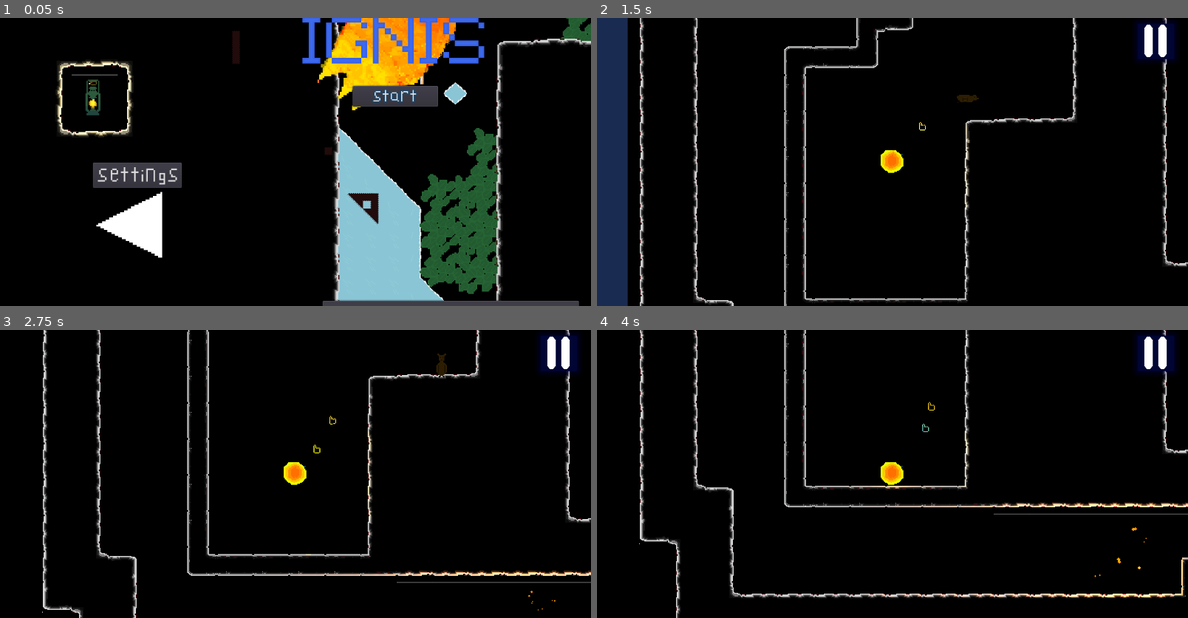
Above: before the commit, frames 1-4 (two rows, left to right).
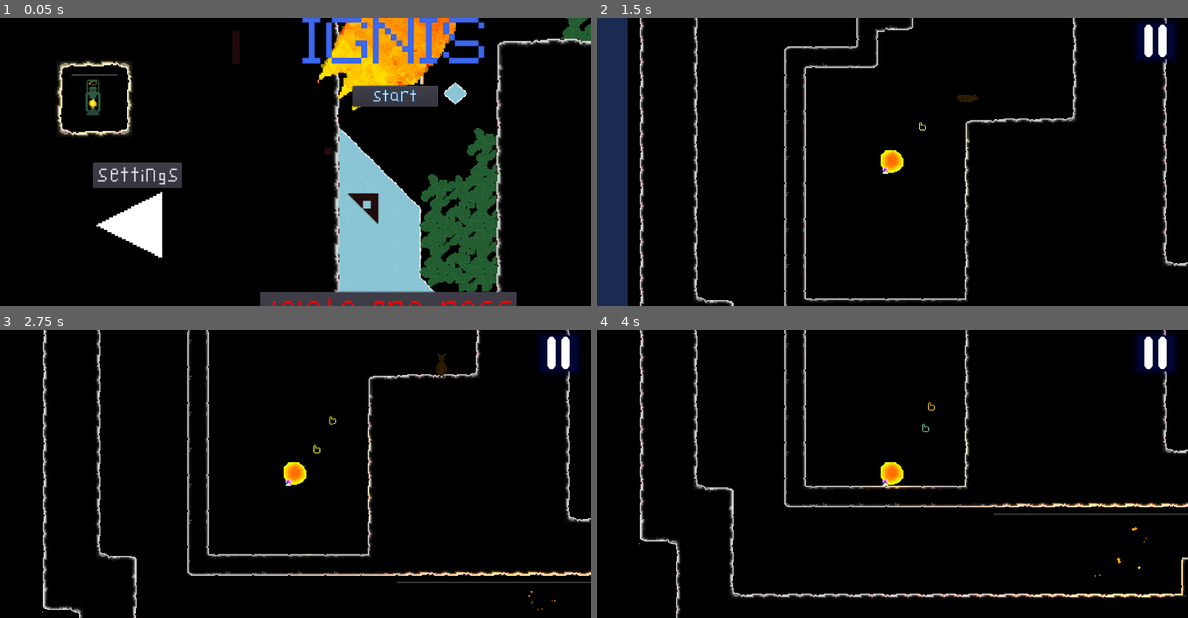
Above: after the commit, the same moments.

Repository: AndresDavidCalderon/ignis
Game: Godot game, scene res://scenes/menu.tscn
Same seed, same stepped clock (60 frames per second), same inputs: the game is played once before the commit and once after it.
Inputs (mouse positions are in pixels of both pictures, inside the frame that each line leads up to):
- Up to frame 1 (0.05 s): no input
- Up to frame 2 (1.5 s): click "start" at 0.5 s; tap Enter (go) at 1.25, 1.35 s; move the mouse to (1022, 147) at 1.27 s
- Up to frame 3 (2.75 s): move the mouse to (177, 488) at 2.02 s; tap Enter (go) at 2.1 s
- Up to frame 4 (4 s): move the mouse to (951, 410) at 2.77 s; tap Enter (go) at 2.85, 3.6 s; move the mouse to (862, 531) at 3.52 s

The runs differ from the first frame. In frame 1, 1.9% of the frame differs, in the area x 44-98%, y 94-100%; in frame 2, less than 0.1%; in frame 3, less than 0.1%; in frame 4, less than 0.1%.

Commit message:
new reaction to terrain

Diff:
--- a/images/tilesets/ice.gd
+++ b/images/tilesets/ice.gd
@@ -1,17 +1,21 @@
 extends TileMap
 
+export var bounce:float
+export var impulse_multiplier:float
+export var icemult:float=1.3
 
-# Declare member variables here. Examples:
-# var a = 2
-# var b = "text"
-export var icemult=1.4
+func _ready():
+	if impulse_multiplier>1.4:
+		modulate.a=1-((impulse_multiplier)-1.4)
 
-# Called when the node enters the scene tree for the first time.
-func _ready():
-	if icemult>1.4:
-		modulate.a=1-((icemult)-1.4)
-
-
-# Called every frame. 'delta' is the elapsed time since the previous frame.
-#func _process(delta):
-#	pass
+func apply_effect(collision_position:Vector2)->Vector2:
+	if abs(collision_position.x)>abs(collision_position.y):
+		if collision_position.x<0:
+			return Vector2(-bounce,levelman.player.current_y_speed*impulse_multiplier)
+		else:
+			return Vector2(bounce,levelman.player.current_y_speed*impulse_multiplier)
+	else:
+		if collision_position.x<0:
+			return Vector2(levelman.player.current_x_speed*impulse_multiplier,bounce)
+		else:
+			return Vector2(levelman.player.current_x_speed*impulse_multiplier,bounce)
--- a/images/tilesets/ice.tscn
+++ b/images/tilesets/ice.tscn
@@ -11,3 +11,5 @@
 format = 1
 tile_data = PoolIntArray( -131075, 0, 0, -131074, 0, 1, -131073, 0, 1, -196608, 0, 1, -196607, 0, 1, -196606, 0, 2, -65 …(352 unchanged characters)…
 script = ExtResource( 2 )
+bounce = 10.0
+impulse_multiplier = 1.4
--- /dev/null
+++ b/scenes/gui/Debug/TemporalLabel.gd
@@ -0,0 +1,9 @@
+extends Label
+
+func _ready():
+	modulate.a=0
+
+func show():
+	modulate.a=1
+	$Tween.interpolate_property(self,"modulate:a",1,0,1)
+	$Tween.start()
--- a/scenes/menu.tscn
+++ b/scenes/menu.tscn
@@ -98,10 +98,10 @@
 anchor_top = 0.5
 anchor_right = 0.5
 anchor_bottom = 0.5
-margin_left = -114.0
-margin_top = -54.0
-margin_right = 114.0
-margin_bottom = 54.0
+margin_left = -222.0
+margin_top = -69.0
+margin_right = 222.0
+margin_bottom = 69.0
 alignment = 1
 
 [node name="progress" type="Button" parent="settings/cont"]
--- a/scenes/player.tscn
+++ b/scenes/player.tscn
@@ -5,6 +5,8 @@
 [ext_resource path="res://scenes/gui/Jump.gd" type="Script" id=3]
 [ext_resource path="res://scenes/gui/PauseButton.gd" type="Script" id=4]
 [ext_resource path="res://scenes/Effects.gd" type="Script" id=5]
+[ext_resource path="res://scenes/gui/Debug/TemporalLabel.gd" type="Script" id=6]
+[ext_resource path="res://images/spikhei_n.png" type="Texture" id=7]
 [ext_resource path="res://scenes/gui/styles/levelbut.tres" type="StyleBox" id=10]
 [ext_resource path="res://scenes/gui/styles/focus.tres" type="StyleBox" id=11]
 [ext_resource path="res://scripts/pause.gd" type="Script" id=14]
@@ -149,6 +151,30 @@
 atlas = ExtResource( 19 )
 region = Rect2( 75, 25, 25, 25 )
 
+[sub_resource type="AtlasTexture" id=43]
+atlas = ExtResource( 43 )
+region = Rect2( 50, 52, 25, 26 )
+
+[sub_resource type="AtlasTexture" id=38]
+atlas = ExtResource( 45 )
+region = Rect2( 0, 0, 25, 26 )
+
+[sub_resource type="AtlasTexture" id=39]
+atlas = ExtResource( 45 )
+region = Rect2( 25, 0, 25, 26 )
+
+[sub_resource type="AtlasTexture" id=40]
+atlas = ExtResource( 45 )
+region = Rect2( 50, 0, 25, 26 )
+
+[sub_resource type="AtlasTexture" id=41]
+atlas = ExtResource( 45 )
+region = Rect2( 75, 0, 25, 26 )
+
+[sub_resource type="AtlasTexture" id=42]
+atlas = ExtResource( 45 )
+region = Rect2( 100, 0, 25, 26 )
+
 [sub_resource type="AtlasTexture" id=45]
 atlas = ExtResource( 18 )
 region = Rect2( 0, 0, 25, 25 )
@@ -173,14 +199,10 @@
 atlas = ExtResource( 44 )
 region = Rect2( 0, 0, 25, 26 )
 
-[sub_resource type="AtlasTexture" id=43]
+[sub_resource type="AtlasTexture" id=27]
 atlas = ExtResource( 43 )
 region = Rect2( 50, 52, 25, 26 )
 
-[sub_resource type="AtlasTexture" id=27]
-atlas = ExtResource( 43 )
-region = Rect2( 50, 52, 25, 26 )
-
 [sub_resource type="AtlasTexture" id=28]
 atlas = ExtResource( 43 )
 region = Rect2( 25, 52, 25, 26 )
@@ -220,26 +242,6 @@
 [sub_resource type="AtlasTexture" id=37]
 atlas = ExtResource( 43 )
 region = Rect2( 0, 0, 25, 26 )
-
-[sub_resource type="AtlasTexture" id=38]
-atlas = ExtResource( 45 )
-region = Rect2( 0, 0, 25, 26 )
-
-[sub_resource type="AtlasTexture" id=39]
-atlas = ExtResource( 45 )
-region = Rect2( 25, 0, 25, 26 )
-
-[sub_resource type="AtlasTexture" id=40]
-atlas = ExtResource( 45 )
-region = Rect2( 50, 0, 25, 26 )
-
-[sub_resource type="AtlasTexture" id=41]
-atlas = ExtResource( 45 )
-region = Rect2( 75, 0, 25, 26 )
-
-[sub_resource type="AtlasTexture" id=42]
-atlas = ExtResource( 45 )
-region = Rect2( 100, 0, 25, 26 )
 
 [sub_resource type="SpriteFrames" id=50]
 animations = [ {
@@ -258,6 +260,26 @@
 "name": "def",
 "speed": 5.0
 }, {
+"frames": [ ExtResource( 51 ) ],
+"loop": true,
+"name": "onairside",
+"speed": 5.0
+}, {
+"frames": [ SubResource( 43 ) ],
+"loop": true,
+"name": "onair",
+"speed": 5.0
+}, {
+"frames": [ ExtResource( 46 ) ],
+"loop": true,
+"name": "stay",
+"speed": 5.0
+}, {
+"frames": [ SubResource( 38 ), SubResource( 39 ), SubResource( 40 ), SubResource( 41 ), SubResource( 42 ), SubResource( 41 ), SubResource( 40 ), SubResource( 39 ) ],
+"loop": true,
+"name": "groundrun",
+"speed": 10.0
+}, {
 "frames": [ SubResource( 45 ), SubResource( 46 ), SubResource( 47 ), SubResource( 48 ), SubResource( 49 ) ],
 "loop": false,
 "name": "die",
@@ -268,37 +290,11 @@
 "name": "fallhit",
 "speed": 5.0
 }, {
-"frames": [ SubResource( 43 ) ],
-"loop": true,
-"name": "onair",
-"speed": 5.0
-}, {
-"frames": [ ExtResource( 46 ) ],
-"loop": true,
-"name": "stay",
-"speed": 5.0
-}, {
-"frames": [ ExtResource( 51 ) ],
-"loop": true,
-"name": "onairside",
-"speed": 5.0
-}, {
 "frames": [ SubResource( 27 ), SubResource( 28 ), SubResource( 29 ), SubResource( 30 ), SubResource( 31 ), SubResource( 32 ), SubResource( 33 ), SubResource( 34 ), SubResource( 35 ), SubResource( 36 ), SubResource( 37 ) ],
 "loop": false,
 "name": "convertback",
 "speed": 20.0
-}, {
-"frames": [ SubResource( 38 ), SubResource( 39 ), SubResource( 40 ), SubResource( 41 ), SubResource( 42 ), SubResource( 41 ), SubResource( 40 ), SubResource( 39 ) ],
-"loop": true,
-"name": "groundrun",
-"speed": 10.0
 } ]
-
-[sub_resource type="RectangleShape2D" id=61]
-extents = Vector2( 5.64142, 0.26297 )
-
-[sub_resource type="RectangleShape2D" id=62]
-extents = Vector2( 0.0323486, 10.7962 )
 
 [sub_resource type="RectangleShape2D" id=63]
 extents = Vector2( 8, 8 )
@@ -479,15 +475,11 @@
 gravity = 9.0
 x_acceleration = 20.0
 gravityh = 6.161
-grasp = 3.25
+friction = 0.9
 moment = 10.0
 newmoment = 4.244
-lower_force = 10.0
-lower_cooldown = 2.0
-lowering_treshold = 2.0
 minup = 18.0
 icemult = 1.2
-mingoup = 20.0
 platformer_gravity = 20.0
 
 [node name="anim" type="AnimatedSprite" parent="."]
@@ -495,7 +487,7 @@
 position = Vector2( 0.0582275, 0.0350952 )
 frames = SubResource( 50 )
 animation = "win"
-frame = 4
+frame = 3
 playing = true
 
 [node name="cam" type="Camera2D" parent="."]
@@ -505,42 +497,6 @@
 zoom = Vector2( 0.5, 0.5 )
 editor_draw_drag_margin = true
 script = ExtResource( 33 )
-
-[node name="ceildetect" type="Area2D" parent="."]
-position = Vector2( 6.79493e-06, -14.8731 )
-collision_layer = 65
-collision_mask = 65
-
-[node name="col" type="CollisionShape2D" parent="ceildetect"]
-position = Vector2( -4.76837e-07, 1.51098e-05 )
-shape = SubResource( 61 )
-
-[node name="floordect" type="Area2D" parent="."]
-position = Vector2( -1.04688, 7.23715 )
-collision_layer = 65
-collision_mask = 65
-
-[node name="col" type="CollisionShape2D" parent="floordect"]
-position = Vector2( 1.04687, 7.16656 )
-shape = SubResource( 61 )
-
-[node name="leftdect" type="Area2D" parent="."]
-position = Vector2( -13.4093, -0.670741 )
-collision_layer = 65
-collision_mask = 65
-
-[node name="col" type="CollisionShape2D" parent="leftdect"]
-position = Vector2( 6.19888e-06, 3.09944e-06 )
-shape = SubResource( 62 )
-
-[node name="rightdect" type="Area2D" parent="."]
-position = Vector2( 13.5071, -0.67074 )
-collision_layer = 65
-collision_mask = 65
-
-[node name="col" type="CollisionShape2D" parent="rightdect"]
-position = Vector2( 5.24521e-06, 2.02656e-06 )
-shape = SubResource( 62 )
 
 [node name="killer" type="Area2D" parent="."]
 collision_layer = 2
@@ -768,6 +724,31 @@
 shape = SubResource( 70 )
 script = ExtResource( 3 )
 
+[node name="VerticalDebug" type="Label" parent="."]
+margin_left = -22.0
+margin_top = -34.0
+margin_right = 46.0
+margin_bottom = -20.0
+text = "vertical hit"
+script = ExtResource( 6 )
+
+[node name="Tween" type="Tween" parent="VerticalDebug"]
+
+[node name="HorizontalDebug" type="Label" parent="."]
+margin_left = 28.0
+margin_top = -6.0
+margin_right = 96.0
+margin_bottom = 8.0
+text = "horizontal hit"
+script = ExtResource( 6 )
+
+[node name="Tween" type="Tween" parent="HorizontalDebug"]
+
+[node name="ColDirDebug" type="Sprite" parent="."]
+position = Vector2( -7.95682, 9.75001 )
+scale = Vector2( 0.246403, 0.232144 )
+texture = ExtResource( 7 )
+
 [connection signal="animation_finished" from="anim" to="." method="_on_anim_animation_finished"]
 [connection signal="area_entered" from="killer" to="." method="kill_with_body"]
 [connection signal="body_entered" from="killer" to="." method="kill_with_body"]
--- a/scripts/player.gd
+++ b/scripts/player.gd
@@ -9,32 +9,13 @@
 export(float) var x_acceleration
 var lives=true
 export(float) var gravityh
-export(float) var grasp
+export(float) var friction
 var lastpos=Vector2()
 export(float) var moment=0
 export (float) var newmoment=6
 
-
-#when the player changes direction a lot it lowers.
-
-#accumulated direction changes
-
-
-#"force" that each direction change adds
-export(float) var lower_force
-
-#"force" that each direction change adds
-var current_lowering_force:float=0
-
-#force substracted when you dont change direction for a certain time.
-export(float) var lower_cooldown
-
-#once current_lowering_force surpasses this, the lowering happens.
-export(float) var lowering_treshold
-
 export(float) var minup
 
-export(bool) var suggestbackonrou
 var landed:bool=false
 var ended:bool=false
 
@@ -45,7 +26,9 @@
 export(float) var icemult=1.4
 
 export(int) var _c_onplatformer
-export(float) var mingoup
+
+#once the y force goes belong this treshold, the player falls.
+export(float) var min_y_force
 export(float) var platformer_gravity
 export(float) var onplatjump
 
@@ -59,78 +42,48 @@
 	$anim.animation="def"
 	$col.shape=load("res://treses/playershapenormal.tres")
 
+func _init():
+	levelman.player=self
+
 func _physics_process(delta):
 	move_and_slide(Vector2(current_x_speed,-current_y_speed))
+
 	if get_slide_count()>0:
-		var result=get_slide_collision(0)
-		var colider=result.get_collider()
-		var isrou=false
-		if colider.get_class()!="RigidBody2D":
-			match colider.name:
-				"rou":
-					isrou="stop"
-					if suggestbackonrou:
-						$UI/pauser/back/anim.play("appear")
-				"ice":
-					isrou="ice"
-			if $ceildetect.get_overlapping_bodies().size()>0:
-				var ex=$ceildetect.get_overlapping_bodies()[0]
-				if current_y_speed>0:
-					current_y_speed/=grasp
-					print("ceil!")
-				match isrou:
-					"stop":
-						current_x_speed/=grasp
-					"ice":
-						current_y_speed-=icego
-						if ex.name=="ice":
-							current_x_speed*=ex.icemult
-			if $floordect.get_overlapping_bodies().size()>0:
-				var ex=$floordect.get_overlapping_bodies()[0]
+		for idx in get_slide_count()-1:
+			var slide:=get_slide_collision(idx)
+			$ColDirDebug.global_position=slide.position
+
+			var current_force:float=0.0
+
+			if sign(slide.position.y-position.y)==-sign(current_y_speed):
+				if not platformer_mode:
+					current_x_speed*=friction
 				if current_y_speed<0:
-					current_y_speed/=grasp
 					if platformer_mode and not landed:
-						current_x_speed/=grasp
 						$anim.animation="fallhit"
 						landed=true
-				match isrou:
-					"stop":
-						current_x_speed/=grasp
-					"ice":
-						current_y_speed+=icego*sign(current_x_speed)
-						if ex.name=="ice":
-							current_x_speed*=ex.icemult
-			if $leftdect.get_overlapping_bodies().size()>0:
-				var ex=$leftdect.get_overlapping_bodies()[0]
-				if current_x_speed<0:
-					current_x_speed/=grasp
-				match isrou:
-					"stop":
-						current_y_speed/=grasp
-					"ice":
-						current_x_speed+=icego*sign(current_x_speed)
-						if ex.name=="ice":
-							current_y_speed*=ex.icemult
-			elif $rightdect.get_overlapping_bodies().size()>0:
-				var ex=$rightdect.get_overlapping_bodies()[0]
-				if current_x_speed>0:
-					current_x_speed/=grasp
-				match isrou:
-					"stop":
-						current_y_speed/=grasp
-					"ice":
-						current_x_speed-=icego*sign(current_x_speed)
-						if ex.name=="ice":
-							current_y_speed*=ex.icemult
-	if $floordect.get_overlapping_bodies().size()<1:
+				current_y_speed=0
+				$VerticalDebug.show()
+
+			if sign(slide.position.x-position.x)==sign(current_x_speed) and abs(slide.position.x)>abs(slide.position.y):
+				if not platformer_mode:
+					current_y_speed*=friction
+				current_x_speed=0
+				$HorizontalDebug.show()
+
+			if slide.collider.has_method("apply_effect"):
+				var new_forces=slide.collider.apply_effect(slide.position-position)
+
+	else:
 		landed=false
+
 	if current_y_speed>0:
 		current_y_speed-=gravity*delta
 		moment=newmoment
-		if current_y_speed<mingoup and platformer_mode:
+
+		if current_y_speed<min_y_force:
 			current_y_speed=-1
-		if current_y_speed<minup and not platformer_mode:
-			current_y_speed=-1
+
 		if platformer_mode and $anim.animation!="convert":
 			$anim.animation="onair"
 			if abs(current_x_speed)>15:
@@ -147,31 +100,16 @@
 			$anim.animation="groundrun"
 			$anim.speed_scale=(abs(current_x_speed)/x_acceleration)/2
 	else:
-		current_x_speed/=3*delta
-		if landed and $anim.animation!="fallhit" and platformer_mode:
-			$anim.animation="stay"
+		current_x_speed=0
 
 var downed=false
-
-func _process(delta):
-	if current_lowering_force>0:
-		current_lowering_force-=lower_cooldown*delta
-		if current_lowering_force>lowering_treshold and not downed:
-			current_y_speed-=speed
-			downed=true
-	else:
-		downed=false
 
 
 func jump():
 	var movement_x_sign:int=sign(position.x-get_global_mouse_position().x)
 	var movement_y_sign:int=sign(position.y-get_global_mouse_position().y)
-	if platformer_mode==false or $floordect.get_overlapping_bodies().size()>0:
+	if platformer_mode==false or landed:
 		current_x_speed+=x_acceleration*movement_x_sign
-
-		if movement_y_sign==-1 and last_direction!=movement_x_sign and current_lowering_force<lowering_treshold:
-			last_direction=movement_x_sign
-			current_lowering_force+=lower_force
 
 		if position.y>get_global_mouse_position().y:
 			current_y_speed+=speed*(1-(current_y_speed/speed))
--- a/singletons/levelman.gd
+++ b/singletons/levelman.gd
@@ -3,6 +3,7 @@
 signal on_pause(enabled)
 
 var checkpoint
+var player:KinematicBody2D
 export(Dictionary) var settings
 var ads
 var levelend=[]
